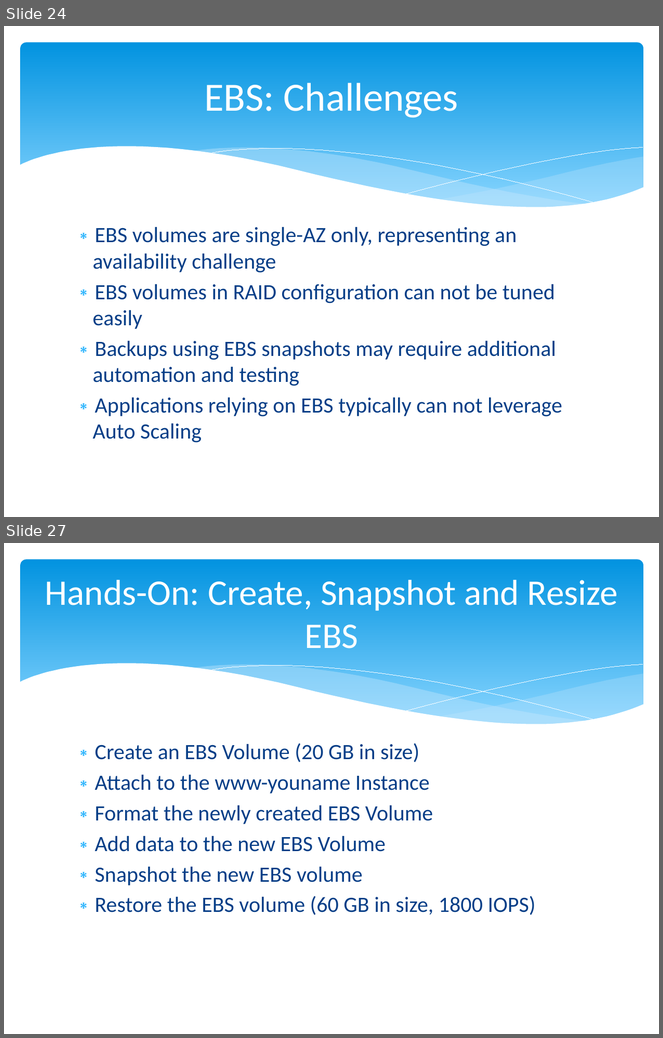
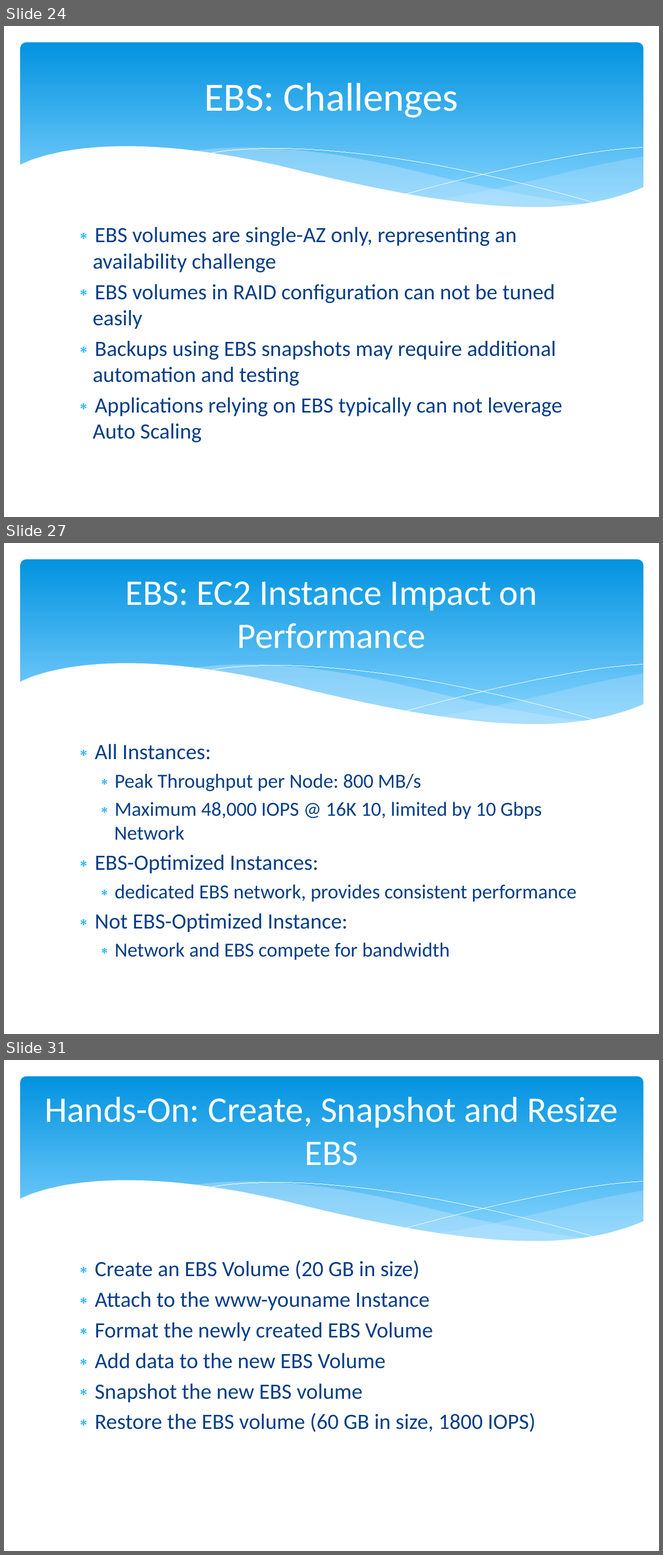
Before and after one commit to cloudavail/awstraining, a slide deck: aws-ec2/aws-ec2.pptx. Shown one above the other, each under a label of ours: slides 24 and 27 before the commit, slides 24, 27 and 31 after it; the slides between them are not shown. The pictures are 663x1038 and 663x1555 pixels, drawn with LibreOffice and Linux fonts; fonts in the diff are those of the drawing. Boxes give left, top, right and bottom in pixels: in the first picture for what was removed or moved away, otherwise in the second. Text is boxed around its words. In the diff, an @@ line names an element or a change of style, - is before the commit and + after.

```diff
--- a/aws-ec2/aws-ec2.pptx
+++ b/aws-ec2/aws-ec2.pptx
@@ slide 27 added at (4, 543, 659, 1034), background #FFFFFF; not listed: 6 template elements that a slide beside it also shows @@
@@ title added at (125, 581, 538, 649), 39.6 pt, text #FFFFFF @@
+EBS: EC2 Instance Impact on Performance
@@ text added at (95, 744, 577, 961), 22 pt, text #073E87 @@
+∗ All Instances:
+  ∗ Peak Throughput per Node: 800 MB/s
+  ∗ Maximum 48,000 IOPS @ 16K 10, limited by 10 Gbps Network
+∗ EBS-Optimized Instances:
+  ∗ dedicated EBS network, provides consistent performance
+∗ Not EBS-Optimized Instance:
+  ∗ Network and EBS compete for bandwidth
@@ what was slide 27 is now slide 31 @@
```
Also in this commit, not shown: 2 slides changed, 4 other slides added, 1 slide removed.
